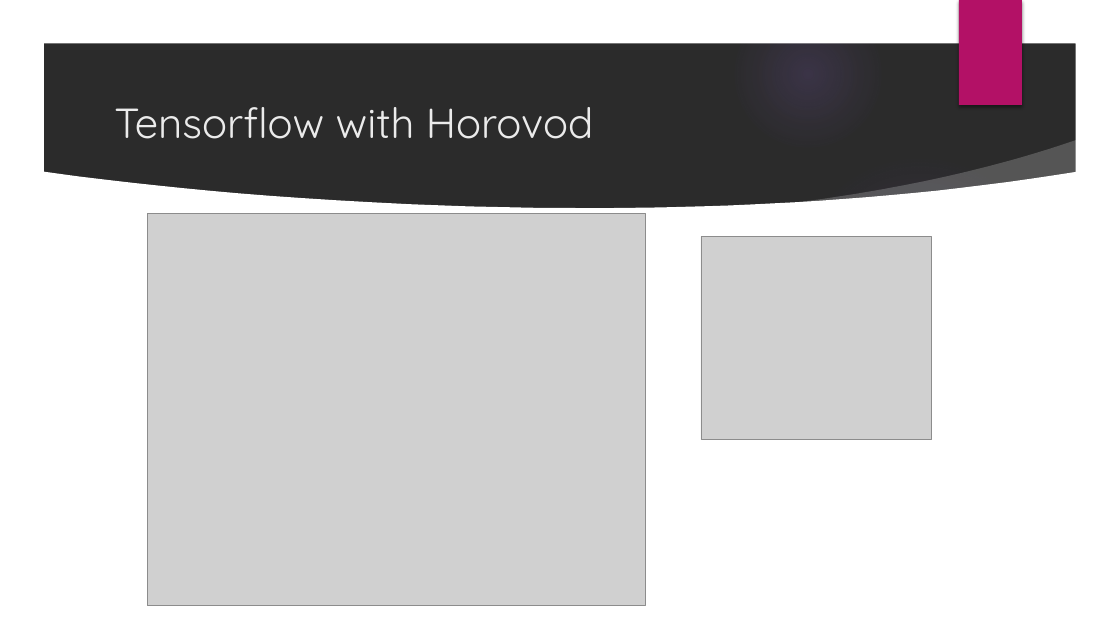
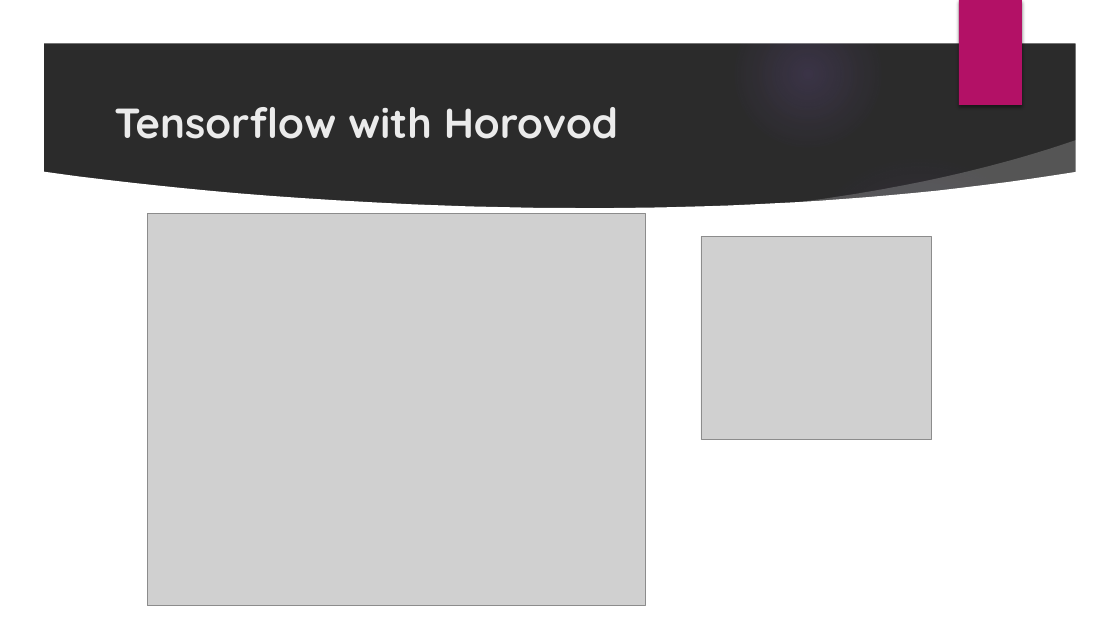
Before and after one commit to DSC-SPIDAL/E599-high-performance-big-data, a slide deck: slide 11 of spring-2019/3/report/skandag_sumish_DRM_PPT.pptx. Drawn at 1120x630 pixels with LibreOffice and Linux fonts; fonts in the diff are those of the drawing; grey boxes stand for pictures; background and template pictures are left out; a plain dark background stands for a picture behind light text. Boxes give left, top, right and bottom in pixels: in the first picture for what was removed or moved away, otherwise in the second. Text is boxed around its words. In the diff, an @@ line names an element or a change of style, - is before the commit and + after.

```diff
--- a/spring-2019/3/report/skandag_sumish_DRM_PPT.pptx
+++ b/spring-2019/3/report/skandag_sumish_DRM_PPT.pptx
@@ title "Tensorflow with Horovod" at [114,107,618,139]: bold on @@
```
Also in this commit, not shown: 5 other slides changed, 2 other files.
